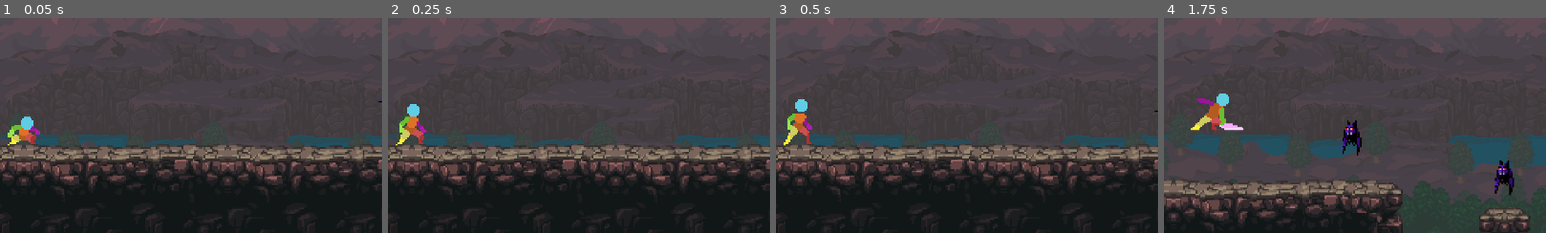
Above: before the commit, frames 1-4 (left to right).
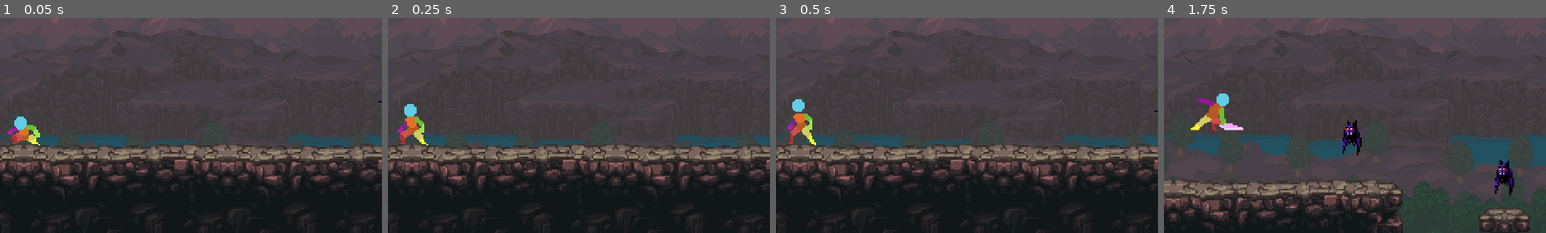
Above: after the commit, the same moments.

Repository: breydenlandberg/blight
Game: Godot game, scene res://levels/level1/level1.tscn
Same seed, same stepped clock (60 frames per second), same inputs: the game is played once before the commit and once after it.
Inputs:
- Up to frame 1 (0.05 s): no input
- Up to frame 2 (0.25 s): no input
- Up to frame 3 (0.5 s): no input
- Up to frame 4 (1.75 s): hold F (attack_basic) 0.53-1.28 s; hold D (move_right) from 0.53 s (still down); tap Space (jump) at 0.77, 1.52 s; tap F (attack_basic) at 1.35 s
The pictures show only the part of the screen within x 47-97%, y 50-100%; the shares and areas given below are measured in that part.

The runs differ from the first frame. In frame 1, 0.6% of the frame differs, in the area x 2-11%, y 45-60%; in frame 2, 0.7%; in frame 3, 0.7%, in the area x 2-11%, y 37-60%; in frame 4, nothing differs.

Commit message:
Basic attack hitbox facing left

Diff:
--- a/player/player.tscn
+++ b/player/player.tscn
@@ -362,22 +362,10 @@
 tracks/4/type = "value"
 tracks/4/imported = false
 tracks/4/enabled = true
-tracks/4/path = NodePath("AttackPivot/BasicAttackHitbox/BasicAttackWeapon:position")
+tracks/4/path = NodePath("AttackPivot/BasicAttackHitbox/BasicAttackWeapon:visible")
 tracks/4/interp = 1
 tracks/4/loop_wrap = true
 tracks/4/keys = {
-"times": PackedFloat32Array(0),
-"transitions": PackedFloat32Array(1),
-"update": 0,
-"values": [Vector2(0, 0)]
-}
-tracks/5/type = "value"
-tracks/5/imported = false
-tracks/5/enabled = true
-tracks/5/path = NodePath("AttackPivot/BasicAttackHitbox/BasicAttackWeapon:visible")
-tracks/5/interp = 1
-tracks/5/loop_wrap = true
-tracks/5/keys = {
 "times": PackedFloat32Array(0),
 "transitions": PackedFloat32Array(1),
 "update": 1,
@@ -403,80 +391,15 @@
 tracks/1/type = "value"
 tracks/1/imported = false
 tracks/1/enabled = true
-tracks/1/path = NodePath("AttackPivot/BasicAttackHitbox:visible")
-tracks/1/interp = 1
-tracks/1/loop_wrap = true
-tracks/1/keys = {
-"times": PackedFloat32Array(0, 0.416667),
-"transitions": PackedFloat32Array(1, 1),
-"update": 1,
-"values": [true, false]
-}
-tracks/2/type = "value"
-tracks/2/imported = false
-tracks/2/enabled = true
-tracks/2/path = NodePath("AttackPivot/BasicAttackHitbox/BasicAttackWeapon:polygon")
-tracks/2/interp = 1
-tracks/2/loop_wrap = true
-tracks/2/keys = {
-"times": PackedFloat32Array(0, 0.0833333, 0.166667, 0.25, 0.333333, 0.416667),
-"transitions": PackedFloat32Array(1, 1, 1, 1, 1, 1),
-"update": 0,
-"values": [PackedVector2Array(-23, 8, -19, -1, -14, -6, -12, -3), PackedVector2Array(-22, 3, -22, -11, -6, -18, -4, -11), PackedVector2Array(11, -16, -10, -18, -21, -11, 6, -9), PackedVector2Array(29, 14, 28, -1, 21, -17, 2, -25, 14, 11, 24, 17), PackedVector2Array(26, 16, 14, 11, 9, 13, 12, 16), PackedVector2Array()]
-}
-tracks/3/type = "value"
-tracks/3/imported = false
-tracks/3/enabled = true
-tracks/3/path = NodePath("AttackPivot/BasicAttackHitbox/BasicAttackWeapon:visible")
-tracks/3/interp = 1
-tracks/3/loop_wrap = true
-tracks/3/keys = {
-"times": PackedFloat32Array(0, 0.416667),
-"transitions": PackedFloat32Array(1, 1),
-"update": 1,
-"values": [true, false]
-}
-tracks/4/type = "value"
-tracks/4/imported = false
-tracks/4/enabled = true
-tracks/4/path = NodePath("AttackPivot/BasicAttackHitbox:scale")
-tracks/4/interp = 1
-tracks/4/loop_wrap = true
-tracks/4/keys = {
+tracks/1/path = NodePath("AttackPivot/BasicAttackHitbox:scale")
+tracks/1/interp = 1
+tracks/1/loop_wrap = true
+tracks/1/keys = {
 "times": PackedFloat32Array(0),
 "transitions": PackedFloat32Array(1),
 "update": 0,
 "values": [Vector2(1, 1)]
 }
-
-[sub_resource type="Animation" id="Animation_8fcyb"]
-resource_name = "attack_basic_flip_h"
-length = 1.00002
-step = 0.166667
-tracks/0/type = "value"
-tracks/0/imported = false
-tracks/0/enabled = true
-tracks/0/path = NodePath("AttackPivot/BasicAttackHitbox:monitoring")
-tracks/0/interp = 1
-tracks/0/loop_wrap = true
-tracks/0/keys = {
-"times": PackedFloat32Array(0, 1),
-"transitions": PackedFloat32Array(1, 1),
-"update": 1,
-"values": [true, false]
-}
-tracks/1/type = "value"
-tracks/1/imported = false
-tracks/1/enabled = true
-tracks/1/path = NodePath("AttackPivot/BasicAttackHitbox:scale")
-tracks/1/interp = 1
-tracks/1/loop_wrap = true
-tracks/1/keys = {
-"times": PackedFloat32Array(0, 1),
-"transitions": PackedFloat32Array(1, 1),
-"update": 0,
-"values": [Vector2(-1, 1), Vector2(1, 1)]
-}
 tracks/2/type = "value"
 tracks/2/imported = false
 tracks/2/enabled = true
@@ -484,7 +407,7 @@
 tracks/2/interp = 1
 tracks/2/loop_wrap = true
 tracks/2/keys = {
-"times": PackedFloat32Array(0, 1),
+"times": PackedFloat32Array(0, 0.416667),
 "transitions": PackedFloat32Array(1, 1),
 "update": 1,
 "values": [true, false]
@@ -496,34 +419,87 @@
 tracks/3/interp = 1
 tracks/3/loop_wrap = true
 tracks/3/keys = {
-"times": PackedFloat32Array(),
-"transitions": PackedFloat32Array(),
+"times": PackedFloat32Array(0, 0.0833333, 0.166667, 0.25, 0.333333, 0.416667),
+"transitions": PackedFloat32Array(1, 1, 1, 1, 1, 1),
 "update": 0,
-"values": []
+"values": [PackedVector2Array(-23, 8, -19, -1, -14, -6, -12, -3), PackedVector2Array(-22, 3, -22, -11, -6, -18, -4, -11), PackedVector2Array(11, -16, -10, -18, -21, -11, 6, -9), PackedVector2Array(29, 14, 28, -1, 21, -17, 2, -25, 14, 11, 24, 17), PackedVector2Array(26, 16, 14, 11, 9, 13, 12, 16), PackedVector2Array()]
 }
 tracks/4/type = "value"
 tracks/4/imported = false
 tracks/4/enabled = true
-tracks/4/path = NodePath("AttackPivot/BasicAttackHitbox/BasicAttackWeapon:position")
+tracks/4/path = NodePath("AttackPivot/BasicAttackHitbox/BasicAttackWeapon:visible")
 tracks/4/interp = 1
 tracks/4/loop_wrap = true
 tracks/4/keys = {
-"times": PackedFloat32Array(),
-"transitions": PackedFloat32Array(),
+"times": PackedFloat32Array(0, 0.416667),
+"transitions": PackedFloat32Array(1, 1),
+"update": 1,
+"values": [true, false]
+}
+
+[sub_resource type="Animation" id="Animation_8fcyb"]
+resource_name = "attack_basic_flip_h"
+length = 0.500008
+step = 0.0833333
+tracks/0/type = "value"
+tracks/0/imported = false
+tracks/0/enabled = true
+tracks/0/path = NodePath("AttackPivot/BasicAttackHitbox:monitoring")
+tracks/0/interp = 1
+tracks/0/loop_wrap = true
+tracks/0/keys = {
+"times": PackedFloat32Array(0, 0.416667),
+"transitions": PackedFloat32Array(1, 1),
+"update": 1,
+"values": [true, false]
+}
+tracks/1/type = "value"
+tracks/1/imported = false
+tracks/1/enabled = true
+tracks/1/path = NodePath("AttackPivot/BasicAttackHitbox:scale")
+tracks/1/interp = 1
+tracks/1/loop_wrap = true
+tracks/1/keys = {
+"times": PackedFloat32Array(0, 0.0833335, 0.166667, 0.250001, 0.333334, 0.416667),
+"transitions": PackedFloat32Array(1, 1, 1, 1, 1, 1),
 "update": 0,
-"values": []
-}
-tracks/5/type = "value"
-tracks/5/imported = false
-tracks/5/enabled = true
-tracks/5/path = NodePath("AttackPivot/BasicAttackHitbox/BasicAttackWeapon:visible")
-tracks/5/interp = 1
-tracks/5/loop_wrap = true
-tracks/5/keys = {
-"times": PackedFloat32Array(),
-"transitions": PackedFloat32Array(),
-"update": 1,
-"values": []
+"values": [Vector2(-1, 1), Vector2(-1, 1), Vector2(-1, 1), Vector2(-1, 1), Vector2(-1, 1), Vector2(1, 1)]
+}
+tracks/2/type = "value"
+tracks/2/imported = false
+tracks/2/enabled = true
+tracks/2/path = NodePath("AttackPivot/BasicAttackHitbox:visible")
+tracks/2/interp = 1
+tracks/2/loop_wrap = true
+tracks/2/keys = {
+"times": PackedFloat32Array(0, 0.416667),
+"transitions": PackedFloat32Array(1, 1),
+"update": 1,
+"values": [true, false]
+}
+tracks/3/type = "value"
+tracks/3/imported = false
+tracks/3/enabled = true
+tracks/3/path = NodePath("AttackPivot/BasicAttackHitbox/BasicAttackWeapon:polygon")
+tracks/3/interp = 1
+tracks/3/loop_wrap = true
+tracks/3/keys = {
+"times": PackedFloat32Array(0, 0.0833333, 0.166667, 0.25, 0.333333, 0.416667),
+"transitions": PackedFloat32Array(1, 1, 1, 1, 1, 1),
+"update": 0,
+"values": [PackedVector2Array(-23, 8, -19, -1, -14, -6, -12, -3), PackedVector2Array(-22, 3, -22, -11, -6, -18, -4, -11), PackedVector2Array(11, -16, -10, -18, -21, -11, 6, -9), PackedVector2Array(29, 14, 28, -1, 21, -17, 2, -25, 14, 11, 24, 17), PackedVector2Array(26, 16, 14, 11, 9, 13, 12, 16), PackedVector2Array()]
+}
+tracks/4/type = "value"
+tracks/4/imported = false
+tracks/4/enabled = true
+tracks/4/path = NodePath("AttackPivot/BasicAttackHitbox/BasicAttackWeapon:visible")
+tracks/4/interp = 1
+tracks/4/loop_wrap = true
+tracks/4/keys = {
+"times": PackedFloat32Array(0, 0.416667),
+"transitions": PackedFloat32Array(1, 1),
+"update": 1,
+"values": [true, false]
 }
 
 [sub_resource type="AnimationLibrary" id="AnimationLibrary_f1ixd"]
@@ -547,6 +523,7 @@
 
 [node name="Sprite2D" type="Sprite2D" parent="."]
 texture = ExtResource("2_aj2wh")
+flip_h = true
 hframes = 10
 
 [node name="SpriteAnimationPlayer" type="AnimationPlayer" parent="."]
